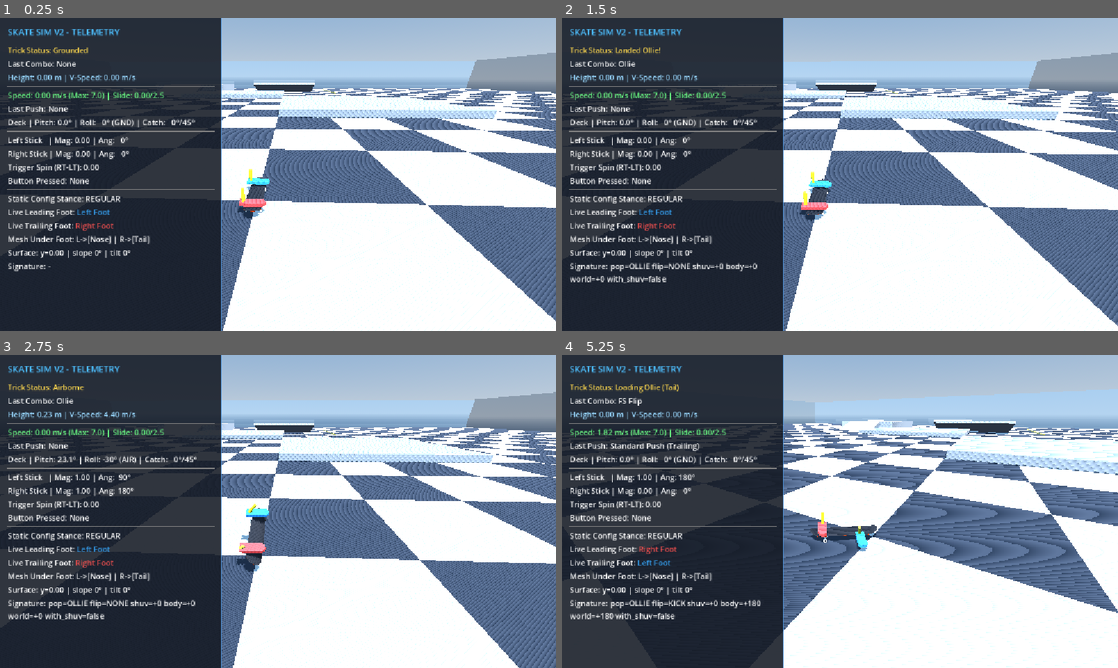
Above: before the commit, frames 1-4 (two rows, left to right).
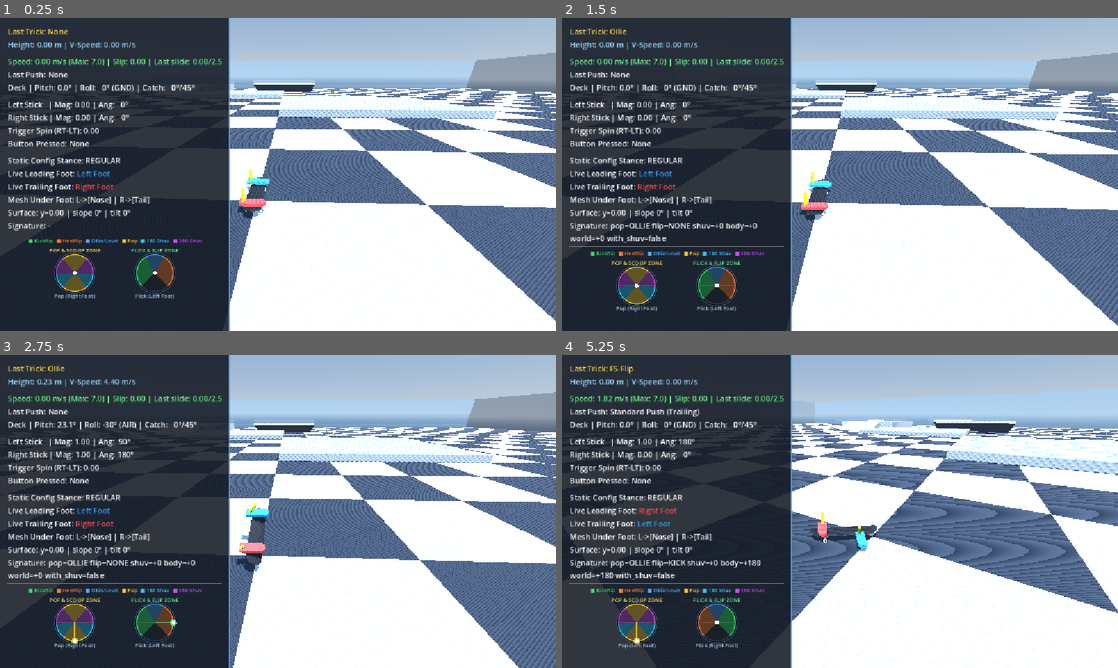
Above: after the commit, the same moments.

Repository: nklunder/skate-sim
Game: Godot game, scene res://scenes/TestWorld.tscn
Same seed, same stepped clock (60 frames per second), same inputs: the game is played once before the commit and once after it.
Inputs (mouse positions are in pixels of both pictures, inside the frame that each line leads up to):
- Up to frame 1 (0.25 s): no input
- Up to frame 2 (1.5 s): tap Enter at 0.5 s; move the mouse to (962, 158) at 0.52 s; hold Right (ui_right) 0.53-1.25 s; hold L 0.53-1.25 s; click (962, 158) at 0.67 s; tap Space at 0.77 s; drag from (728, 190) to (812, 237) at 1.27 s
- Up to frame 3 (2.75 s): move the mouse to (333, 442) at 2.02 s; hold Right (ui_right) from 2.03 s (still down); hold K from 2.03 s (still down)
- Up to frame 4 (5.25 s): release Right (ui_right) at 2.75 s; release K at 2.75 s; drag from (812, 574) to (673, 464) at 2.77 s; move the mouse to (1006, 558) at 3.52 s; hold Left (ui_left) 3.53-4.25 s; hold Q 3.53-4.25 s; tap Space at 3.77 s; drag from (673, 464) to (756, 433) at 4.27 s; move the mouse to (867, 511) at 5.02 s; hold Down (ui_down) from 5.03 s (still down); hold V from 5.03 s (still down); click (867, 511) at 5.17 s

The runs differ from the first frame. In frame 1, 10% of the frame differs, in the area x 1-42%, y 0-100%; in frame 2, 11%; in frame 3, 11%; in frame 4, 11%.

Commit message:
variable flick tilt, stick zone diagrams, and split the slide readout
Flick tilt (FootInputState, TrickSignature, SkaterController): flick angle
now imparts mid-air pitch. Widened the flick cone to asymmetric windows
(60 deg up, 45 deg down) so the vertical ollie forgiveness zone survives,
and carried the measured angle through as sig.flick_tilt_deg - high nose
flicks bone the board, low ones rocket it, dead-horizontal stays level.

Stick zone diagrams (StickZoneDiagram, DebugHUD): live circular gauges for
the pop/scoop and flick/flip zones, colour-coded by what each sector
actually triggers, with the flick sectors following stance and flicking
foot. Compacted the panel to fit.

Slide readout (SkaterController, DebugHUD): "Slide" on the HUD held a
value long after landing and read as grip failing to scrub off drift.
Not a physics bug - last_landing_slide is a latched touchdown sample that
nothing clears, on purpose, so max_landing_slide can be tuned after the
fact. Bare "Slide" beside a live "Speed" just made it look live.

Measured on a 20 deg landing at 5 m/s: live lateral speed falls
1.68 -> 0 m/s within 0.5 s, exactly the landing_turn_rate_deg cap paying
out, while the latched value holds 1.682 indefinitely. The grip
integrator was correct, so no physics was touched. Added lateral_speed as
a read-only computed property beside current_speed and split the HUD into
Slip (live) and Last slide (latched).

Validated: --headless --quit clean, ground_physics 12/12,
curb_flip_repro 12/12.

Co-Authored-By: Claude Opus 5 <noreply@anthropic.com>

Diff:
--- a/scenes/ui/DebugHUD.tscn
+++ b/scenes/ui/DebugHUD.tscn
@@ -1,6 +1,7 @@
-[gd_scene load_steps=3 format=3]
+[gd_scene load_steps=4 format=3]
 
 [ext_resource type="Script" path="res://scripts/ui/DebugHUD.gd" id="1_hud_script"]
+[ext_resource type="Script" path="res://scripts/ui/StickZoneDiagram.gd" id="2_diagram_script"]
 
 [sub_resource type="StyleBoxFlat" id="StyleBoxFlat_panel"]
 content_margin_left = 16.0
@@ -30,26 +31,13 @@
 
 [node name="VBoxContainer" type="VBoxContainer" parent="Panel"]
 layout_mode = 2
-theme_override_constants/separation = 5
-
-[node name="TitleLabel" type="Label" parent="Panel/VBoxContainer"]
-layout_mode = 2
-theme_override_colors/font_color = Color(0.3, 0.75, 1, 1)
-theme_override_font_sizes/font_size = 18
-text = "SKATE SIM V2 - TELEMETRY"
-
-[node name="HSeparator0" type="HSeparator" parent="Panel/VBoxContainer"]
-layout_mode = 2
-
-[node name="TrickStatusLabel" type="Label" parent="Panel/VBoxContainer"]
-layout_mode = 2
-theme_override_colors/font_color = Color(1, 0.85, 0.3, 1)
-theme_override_font_sizes/font_size = 15
-text = "Trick State: Grounded"
+theme_override_constants/separation = 4
 
 [node name="LastPopLabel" type="Label" parent="Panel/VBoxContainer"]
 layout_mode = 2
-text = "Last Combo: None"
+theme_override_colors/font_color = Color(1, 0.85, 0.3, 1)
+theme_override_font_sizes/font_size = 16
+text = "Last Trick: None"
 
 [node name="AltitudeLabel" type="Label" parent="Panel/VBoxContainer"]
 layout_mode = 2
@@ -126,3 +114,29 @@
 layout_mode = 2
 text = "Signature: -"
 autowrap_mode = 3
+
+[node name="HSeparator4" type="HSeparator" parent="Panel/VBoxContainer"]
+layout_mode = 2
+
+[node name="ZoneLegendLabel" type="RichTextLabel" parent="Panel/VBoxContainer"]
+layout_mode = 2
+bbcode_enabled = true
+text = "[center][font_size=11][color=#33e666]■ Kickflip[/color]  [color=#ff8033]■ Heelflip[/color]  [color=#4db3ff]■ Ollie/Level[/color]  [color=#ffcc33]■ Pop[/color]  [color=#33ccff]■ 180 Shuv[/color]  [color=#cc4dff]■ 360 Shuv[/color][/font_size][/center]"
+fit_content = true
+
+[node name="DiagramsContainer" type="HBoxContainer" parent="Panel/VBoxContainer"]
+custom_minimum_size = Vector2(0, 110)
+layout_mode = 2
+theme_override_constants/separation = 16
+alignment = 1
+
+[node name="PopStickDiagram" type="Control" parent="Panel/VBoxContainer/DiagramsContainer"]
+custom_minimum_size = Vector2(150, 110)
+layout_mode = 2
+script = ExtResource("2_diagram_script")
+
+[node name="FlickStickDiagram" type="Control" parent="Panel/VBoxContainer/DiagramsContainer"]
+custom_minimum_size = Vector2(150, 110)
+layout_mode = 2
+script = ExtResource("2_diagram_script")
+is_flick_stick = true
--- a/scripts/input/FootInputState.gd
+++ b/scripts/input/FootInputState.gd
@@ -16,6 +16,16 @@
 @export_category("Shove-it Scoop Thresholds")
 @export var shuv_180_threshold_deg: float = 40.0 # Standard scoop buffer window (40° to 94°)
 @export var shuv_360_threshold_deg: float = 95.0 # Deep scoop buffer window (>= 95°)
+
+@export_category("Flick Tilt & Styling")
+## Maximum angle above horizontal (in degrees) allowed for upward/boned flip flicks. Capping this preserves the vertical Ollie forgiveness zone.
+@export_range(30.0, 75.0) var max_flick_up_angle_deg: float = 60.0
+## Maximum angle below horizontal (in degrees) allowed for downward/rocketed flip flicks.
+@export_range(15.0, 60.0) var max_flick_down_angle_deg: float = 45.0
+## Maximum downward nose pitch (in degrees) when flicking high toward the nose (-Y thumbstick).
+@export_range(-45.0, 0.0) var max_boned_tilt_deg: float = -18.0
+## Maximum upward nose pitch (in degrees) when flicking low/backward (+Y thumbstick).
+@export_range(0.0, 45.0) var max_rocketed_tilt_deg: float = 18.0
 
 # Live Input Values
 var left_stick_raw: Vector2 = Vector2.ZERO
@@ -274,11 +284,18 @@
 		flick_is_left_foot = left_is_front
 
 	# Universal Flick Rule: Flicking outward (-X for Left, +X for Right = behind body) = Kickflip; Inward (+X for Left, -X for Right = in front of body) = Heelflip
-	if flick_stick.length() >= 0.25 and abs(flick_stick.y) <= abs(flick_stick.x):
+	var max_slope: float = tan(deg_to_rad(max_flick_up_angle_deg if flick_stick.y <= 0.0 else max_flick_down_angle_deg))
+	if flick_stick.length() >= 0.25 and absf(flick_stick.y) <= absf(flick_stick.x) * max_slope:
 		if flick_is_left_foot:
 			active_flip_type = "Kickflip" if flick_stick.x < 0.0 else "Heelflip"
 		else:
 			active_flip_type = "Kickflip" if flick_stick.x > 0.0 else "Heelflip"
+
+		var tilt_ratio: float = clampf((flick_stick.y / absf(flick_stick.x)) / max_slope, -1.0, 1.0)
+		if tilt_ratio < 0.0:
+			sig.flick_tilt_deg = absf(tilt_ratio) * max_boned_tilt_deg
+		else:
+			sig.flick_tilt_deg = tilt_ratio * max_rocketed_tilt_deg
 	elif Input.is_physical_key_pressed(KEY_Z) or Input.is_physical_key_pressed(KEY_F):
 		active_flip_type = "Kickflip"
 	elif Input.is_physical_key_pressed(KEY_X) or Input.is_physical_key_pressed(KEY_G):
--- a/scripts/player/SkaterController.gd
+++ b/scripts/player/SkaterController.gd
@@ -285,6 +285,19 @@
 var current_speed: float:
 	get:
 		return Vector2(velocity.x, velocity.z).length()
+
+## LIVE sideways speed across the wheels' rolling axis - the quantity grip is actively scrubbing off
+## right now. Computed, never stored, for the same reason `current_speed` is: `velocity` plus the rig
+## yaw already determine it completely, and a cached copy could disagree with them.
+##
+## Distinct from `last_landing_slide`, which is a LATCHED sample of this taken at touchdown and held
+## until the next one. Conflating the two is what made a stale HUD reading look like a physics leak:
+## the snapshot is meant to persist, and the live value decays to zero within about half a second.
+var lateral_speed: float:
+	get:
+		var flat := Vector3(velocity.x, 0.0, velocity.z)
+		var axis: Vector3 = _board_axis()
+		return (flat - axis * flat.dot(axis)).length()
 
 ## Vertical component of `velocity`, under the name the airborne path and the HUD already used.
 ## A bridge, not a second variable: two independent velocity representations is exactly the kind of
@@ -903,6 +916,10 @@
 	var left_is_front: bool = input_state.leading_foot == FootInputState.Foot.LEFT
 	var front: Vector2 = input_state.front_stick()
 	var back: Vector2 = input_state.back_stick()
+	var sig: TrickSignature = input_state.current_trick
+
+	if sig and sig.flip != TrickSignature.Flip.NONE and is_flip_in_progress:
+		target_pitch_deg = sig.flick_tilt_deg
 
 	if back.y > 0.15:
 		target_pitch_deg = back.y * 24.0 # Tail dip (trailing edge)
--- a/scripts/tricks/TrickSignature.gd
+++ b/scripts/tricks/TrickSignature.gd
@@ -15,6 +15,7 @@
 var flip: Flip = Flip.NONE
 var shuv_deg: int = 0 # Board rotation RELATIVE TO THE BODY. 0, +/-180, +/-360.
 var body_deg: int = 0 # Body rotation. 0, +/-180, +/-360, +/-540 ...
+var flick_tilt_deg: float = 0.0 # Pitch tilt imparted by flick angle (- = boned, + = rocketed)
 
 # --- Derived -----------------------------------------------------------------
 
--- a/scripts/ui/DebugHUD.gd
+++ b/scripts/ui/DebugHUD.gd
@@ -3,7 +3,6 @@
 
 @export var skater_controller: SkaterController
 
-@onready var trick_lbl: Label = $Panel/VBoxContainer/TrickStatusLabel
 @onready var pop_lbl: Label = $Panel/VBoxContainer/LastPopLabel
 @onready var alt_lbl: Label = $Panel/VBoxContainer/AltitudeLabel
 @onready var speed_lbl: Label = $Panel/VBoxContainer/SpeedLabel
@@ -19,6 +18,8 @@
 @onready var mesh_lbl: Label = $Panel/VBoxContainer/MeshUnderFootLabel
 @onready var surface_lbl: Label = $Panel/VBoxContainer/SurfaceLabel
 @onready var sig_lbl: Label = $Panel/VBoxContainer/SignatureLabel
+@onready var pop_diagram: Control = $Panel/VBoxContainer/DiagramsContainer/PopStickDiagram
+@onready var flick_diagram: Control = $Panel/VBoxContainer/DiagramsContainer/FlickStickDiagram
 
 func _ready() -> void:
 	if not skater_controller:
@@ -31,8 +32,7 @@
 		return
 	var state: FootInputState = skater_controller.input_state
 
-	trick_lbl.text = "Trick Status: %s" % state.trick_status_string
-	pop_lbl.text = "Last Combo: %s" % state.last_combo_string
+	pop_lbl.text = "Last Trick: %s" % state.last_combo_string
 	# Height above the surface the skater is actually over, not raw world Y - the two only agreed
 	# back when the world was a single flat plane.
 	var air_gap: float = skater_controller.global_position.y - skater_controller.ride_height
@@ -40,10 +40,16 @@
 		air_gap = skater_controller.global_position.y - skater_controller.surface_hit.position.y - skater_controller.ride_height
 	alt_lbl.text = "Height: %s m | V-Speed: %s m/s" % [_fmt(air_gap), _fmt(skater_controller.vertical_velocity)]
 
-	# Slide is the sideways speed at the last touchdown, against the limit that decides a wash-out.
-	# Shown so max_landing_slide can be tuned against landings you actually felt were fair or unfair.
-	speed_lbl.text = "Speed: %.2f m/s (Max: %.1f) | Slide: %.2f/%.1f" % [
+	# TWO sideways-speed readings, and the labels have to keep them apart. "Last slide" is a LATCHED
+	# sample taken at touchdown and held until the next one, shown against the limit that decides a
+	# wash-out so max_landing_slide can be tuned against landings you actually felt were fair or
+	# unfair. It is SUPPOSED to persist. Labelled just "Slide" it read as live instead, so a landing
+	# number still sitting there while the skater rolled away clean looked exactly like grip failing
+	# to scrub the drift off - a physics leak that was never there. "Slip" is the live value, and is
+	# what actually answers "am I still drifting?": it decays to zero within about half a second.
+	speed_lbl.text = "Speed: %.2f m/s (Max: %.1f) | Slip: %.2f | Last slide: %.2f/%.1f" % [
 		skater_controller.current_speed, skater_controller.max_push_speed,
+		skater_controller.lateral_speed,
 		skater_controller.last_landing_slide, skater_controller.max_landing_slide]
 	push_lbl.text = "Last Push: %s" % state.last_push_type
 
@@ -81,6 +87,11 @@
 	# Paste these values straight into TrickNames.TABLE to name the trick you just landed.
 	sig_lbl.text = "Signature: %s" % state.last_trick_signature
 
+	if is_instance_valid(pop_diagram):
+		pop_diagram.update_telemetry(state)
+	if is_instance_valid(flick_diagram):
+		flick_diagram.update_telemetry(state)
+
 ## Formats a float without the "-0.00" flicker. Raycast results carry ~1e-8 of float noise, and
 ## "%.2f" faithfully renders its sign, so a perfectly stable surface reads as jittering between
 ## "0.00" and "-0.00". Snapping and adding 0.0 collapses IEEE negative zero to positive zero.
--- /dev/null
+++ b/scripts/ui/StickZoneDiagram.gd
@@ -0,0 +1,153 @@
+class_name StickZoneDiagram
+extends Control
+
+@export var is_flick_stick: bool = false
+
+var title_lbl: Label
+var status_lbl: Label
+var active_vector: Vector2 = Vector2.ZERO
+var flick_is_left_foot: bool = true
+var is_nollie_or_fakie_pop: bool = false
+
+func _ready() -> void:
+	title_lbl = Label.new()
+	title_lbl.horizontal_alignment = HORIZONTAL_ALIGNMENT_CENTER
+	title_lbl.vertical_alignment = VERTICAL_ALIGNMENT_TOP
+	title_lbl.add_theme_font_size_override("font_size", 11)
+	title_lbl.add_theme_color_override("font_color", Color(1.0, 0.9, 0.4, 1.0) if not is_flick_stick else Color(0.4, 0.95, 0.6, 1.0))
+	title_lbl.text = "POP & SCOOP ZONE" if not is_flick_stick else "FLICK & FLIP ZONE"
+	add_child(title_lbl)
+
+	status_lbl = Label.new()
+	status_lbl.horizontal_alignment = HORIZONTAL_ALIGNMENT_CENTER
+	status_lbl.vertical_alignment = VERTICAL_ALIGNMENT_BOTTOM
+	status_lbl.add_theme_font_size_override("font_size", 11)
+	status_lbl.add_theme_color_override("font_color", Color(0.7, 0.8, 0.9, 1.0))
+	status_lbl.text = "Pop (Trailing Foot)" if not is_flick_stick else "Flick (Leading Foot)"
+	add_child(status_lbl)
+
+	_update_label_positions()
+
+func _notification(what: int) -> void:
+	if what == NOTIFICATION_RESIZED and is_instance_valid(title_lbl):
+		_update_label_positions()
+
+func _update_label_positions() -> void:
+	if is_instance_valid(title_lbl):
+		title_lbl.size = Vector2(size.x, 18)
+		title_lbl.position = Vector2(0, 0)
+	if is_instance_valid(status_lbl):
+		status_lbl.size = Vector2(size.x, 18)
+		status_lbl.position = Vector2(0, size.y - 18)
+
+func update_telemetry(state: FootInputState) -> void:
+	if not state:
+		return
+	var left_is_front: bool = state.leading_foot == FootInputState.Foot.LEFT
+	is_nollie_or_fakie_pop = state.last_pop == TrickSignature.Pop.NOLLIE or state.last_pop == TrickSignature.Pop.FAKIE_OLLIE
+
+	if is_flick_stick:
+		# In Nollie/Fakie Ollie, trailing foot flicks; otherwise leading foot flicks
+		if is_nollie_or_fakie_pop:
+			active_vector = state.back_stick()
+			flick_is_left_foot = not left_is_front
+			status_lbl.text = "Flick (%s)" % FootInputState.foot_name(state.trailing_foot)
+		else:
+			active_vector = state.front_stick()
+			flick_is_left_foot = left_is_front
+			status_lbl.text = "Flick (%s)" % FootInputState.foot_name(state.leading_foot)
+	else:
+		# Pop stick is trailing foot during normal pop, or leading foot during Nollie pop
+		if state.current_pop_state == FootInputState.PopState.LOADING_NOLLIE or is_nollie_or_fakie_pop:
+			active_vector = state.front_stick()
+			status_lbl.text = "Pop (%s)" % FootInputState.foot_name(state.leading_foot)
+		else:
+			active_vector = state.back_stick()
+			status_lbl.text = "Pop (%s)" % FootInputState.foot_name(state.trailing_foot)
+
+	queue_redraw()
+
+func _draw() -> void:
+	var center: Vector2 = Vector2(size.x * 0.5, size.y * 0.5)
+	var radius: float = minf(size.x - 10.0, size.y - 34.0) * 0.5
+
+	# Draw dark background gauge disk
+	draw_circle(center, radius + 4.0, Color(0.04, 0.07, 0.1, 0.85))
+	draw_arc(center, radius + 4.0, 0.0, PI * 2.0, 32, Color(0.3, 0.5, 0.7, 0.5), 1.5, true)
+
+	if not is_flick_stick:
+		_draw_pop_zones(center, radius)
+	else:
+		_draw_flick_zones(center, radius)
+
+	# Draw crosshair axes
+	draw_line(center - Vector2(radius, 0), center + Vector2(radius, 0), Color(1, 1, 1, 0.15), 1.0)
+	draw_line(center - Vector2(0, radius), center + Vector2(0, radius), Color(1, 1, 1, 0.15), 1.0)
+
+	# Draw live thumbstick indicator dot and vector line
+	var thumb_pos: Vector2 = center + active_vector * radius
+	if active_vector.length() > 0.05:
+		var line_col: Color = Color(1.0, 0.85, 0.3, 0.8) if not is_flick_stick else Color(0.3, 0.95, 0.6, 0.8)
+		draw_line(center, thumb_pos, line_col, 2.0, true)
+		draw_circle(thumb_pos, 7.0, line_col)
+	draw_circle(thumb_pos, 4.0, Color.WHITE)
+
+func _draw_pop_zones(center: Vector2, r: float) -> void:
+	# Ollie Pop Zone (bottom 80 deg arc around 90° / 6 o'clock)
+	_draw_pie_sector(center, 0.0, r, deg_to_rad(50.0), deg_to_rad(130.0), Color(1.0, 0.8, 0.2, 0.35), Color(1.0, 0.8, 0.2, 0.9))
+	# Nollie Pop Zone (top 80 deg arc around 270° / 12 o'clock)
+	_draw_pie_sector(center, 0.0, r, deg_to_rad(230.0), deg_to_rad(310.0), Color(1.0, 0.8, 0.2, 0.35), Color(1.0, 0.8, 0.2, 0.9))
+
+	# 180° Shuv Scoop Arcs (Standard scoop window: 40° to 94° from pop axis)
+	# Bottom Right / Right side
+	_draw_pie_sector(center, 0.0, r, deg_to_rad(4.0), deg_to_rad(50.0), Color(0.2, 0.8, 1.0, 0.35), Color(0.2, 0.8, 1.0, 0.9))
+	# Bottom Left / Left side
+	_draw_pie_sector(center, 0.0, r, deg_to_rad(130.0), deg_to_rad(176.0), Color(0.2, 0.8, 1.0, 0.35), Color(0.2, 0.8, 1.0, 0.9))
+
+	# 360° Shuv Deep Scoop Arcs (Deep scoop >= 95° from pop axis, upper side hemispheres)
+	_draw_pie_sector(center, 0.0, r, deg_to_rad(176.0), deg_to_rad(230.0), Color(0.8, 0.3, 0.9, 0.35), Color(0.8, 0.3, 0.9, 0.9))
+	_draw_pie_sector(center, 0.0, r, deg_to_rad(310.0), deg_to_rad(364.0), Color(0.8, 0.3, 0.9, 0.35), Color(0.8, 0.3, 0.9, 0.9))
+
+func _draw_flick_zones(center: Vector2, r: float) -> void:
+	# Kickflip = outward (-X for Left foot, +X for Right foot); Heelflip = inward (+X for Left, -X for Right)
+	var kick_col: Color = Color(0.2, 0.9, 0.4, 0.35) # Neon Green
+	var kick_line: Color = Color(0.2, 0.9, 0.4, 0.9)
+	var heel_col: Color = Color(1.0, 0.5, 0.2, 0.35) # Neon Orange
+	var heel_line: Color = Color(1.0, 0.5, 0.2, 0.9)
+
+	var left_side_is_kick: bool = flick_is_left_foot
+	var left_col: Color = kick_col if left_side_is_kick else heel_col
+	var left_line: Color = kick_line if left_side_is_kick else heel_line
+	var right_col: Color = heel_col if left_side_is_kick else kick_col
+	var right_line: Color = heel_line if left_side_is_kick else kick_line
+
+	# Left Side Wedge (-X): from 135° (45° down) to 240° (60° up)
+	_draw_pie_sector(center, 0.0, r, deg_to_rad(135.0), deg_to_rad(240.0), left_col, left_line)
+	# Right Side Wedge (+X): from -60° (300°, 60° up) to +45° (45° down)
+	_draw_pie_sector(center, 0.0, r, deg_to_rad(-60.0), deg_to_rad(45.0), right_col, right_line)
+
+	# Ollie / Level Forgiveness Wedge (Top 60° around 12 o'clock, between 240° and 300°)
+	_draw_pie_sector(center, 0.0, r, deg_to_rad(240.0), deg_to_rad(300.0), Color(0.3, 0.6, 0.9, 0.35), Color(0.3, 0.6, 0.9, 0.9))
+	# Scoop Buffer / Deadzone Wedge (Bottom 90° around 6 o'clock, between 45° and 135°)
+	_draw_pie_sector(center, 0.0, r, deg_to_rad(45.0), deg_to_rad(135.0), Color(0.25, 0.25, 0.3, 0.25), Color(0.4, 0.4, 0.5, 0.4))
+
+func _draw_pie_sector(center: Vector2, inner_r: float, outer_r: float, start_a: float, end_a: float, fill_col: Color, border_col: Color, segments: int = 16) -> void:
+	var pts: PackedVector2Array = PackedVector2Array()
+	var step: float = (end_a - start_a) / float(segments)
+
+	for i in range(segments + 1):
+		var angle: float = start_a + step * float(i)
+		pts.append(center + Vector2(cos(angle), sin(angle)) * outer_r)
+
+	if inner_r > 0.0:
+		for i in range(segments, -1, -1):
+			var angle: float = start_a + step * float(i)
+			pts.append(center + Vector2(cos(angle), sin(angle)) * inner_r)
+	else:
+		pts.append(center)
+
+	if pts.size() >= 3:
+		draw_polygon(pts, [fill_col])
+
+	if border_col.a > 0.0 and outer_r > 0.0:
+		draw_arc(center, outer_r, start_a, end_a, segments, border_col, 2.0, true)
Not shown, added: scripts/ui/StickZoneDiagram.gd.uid
Not shown, changed: AGENTS.md
